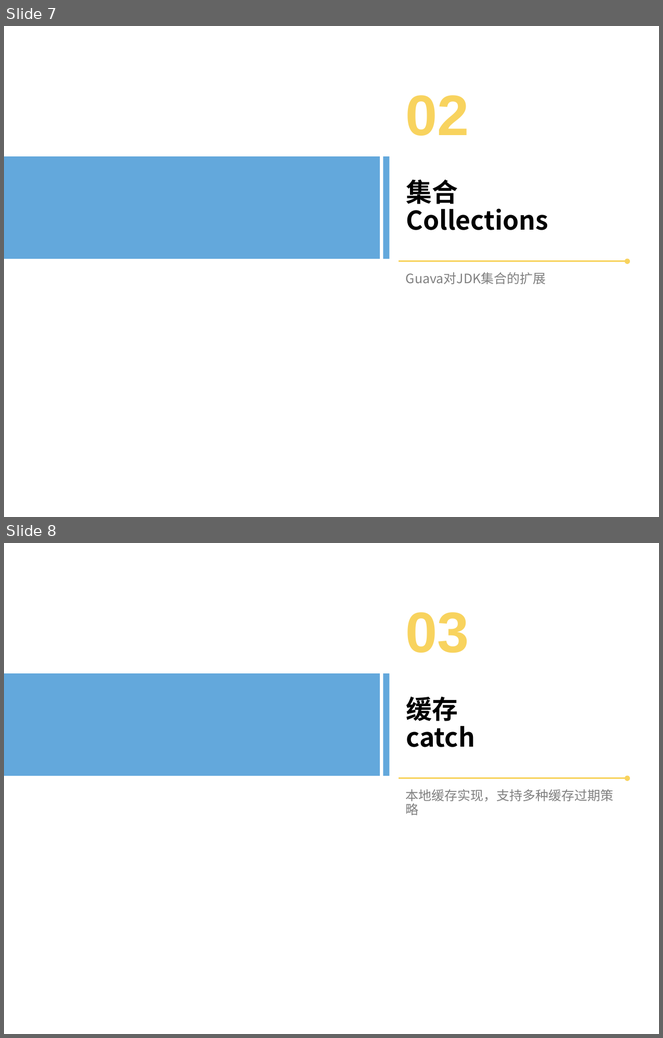
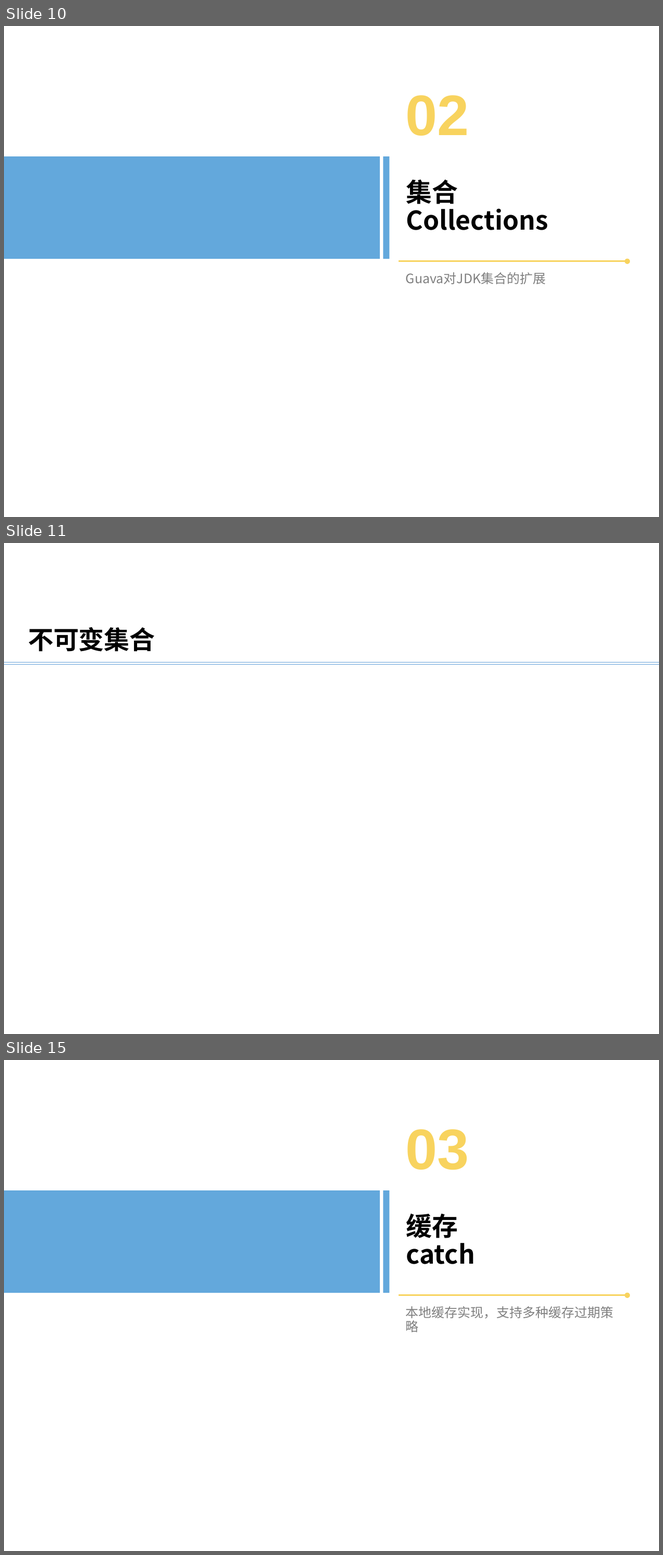
Before and after one commit to bxguo/guava, a slide deck: Guava介绍.pptx. Shown one above the other, each under a label of ours: slides 7 and 8 before the commit, slides 10, 11 and 15 after it; the slides between them are not shown. The pictures are 663x1038 and 663x1555 pixels, drawn with LibreOffice and Linux fonts; fonts in the diff are those of the drawing; background and template pictures are left out. Boxes give left, top, right and bottom in pixels: in the first picture for what was removed or moved away, otherwise in the second. Text is boxed around its words. In the diff, an @@ line names an element or a change of style, - is before the commit and + after.

```diff
--- a/Guava介绍.pptx
+++ b/Guava介绍.pptx
@@ slide 11 added at box(4, 543, 659, 1034), background #FFFFFF @@
@@ text added at box(28, 627, 155, 652), 28 pt, text #000000, bold @@
+不可变集合
@@ line added from (4, 662) to (659, 662), #5B9BD5 0.5 pt @@
@@ line added from (4, 664) to (659, 664), #5B9BD5 0.5 pt @@
@@ what was slide 7 is now slide 10 @@
@@ what was slide 8 is now slide 15 @@
```
Also in this commit, not shown: 1 slide changed, 6 other slides added, 1 other file.
